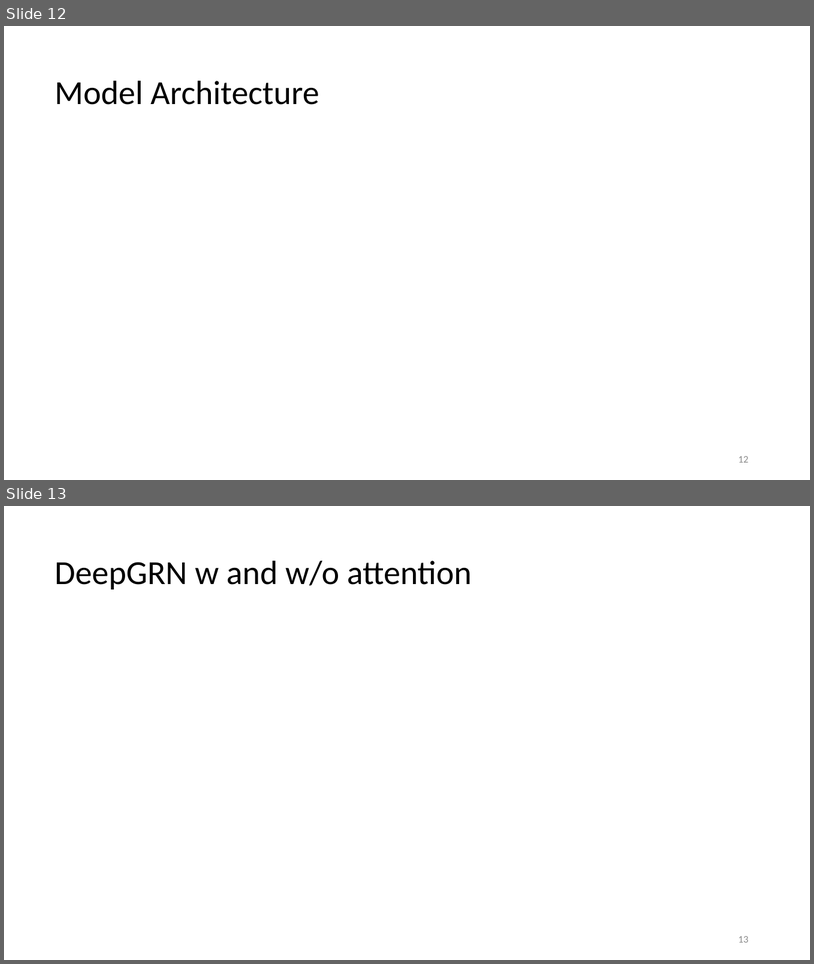
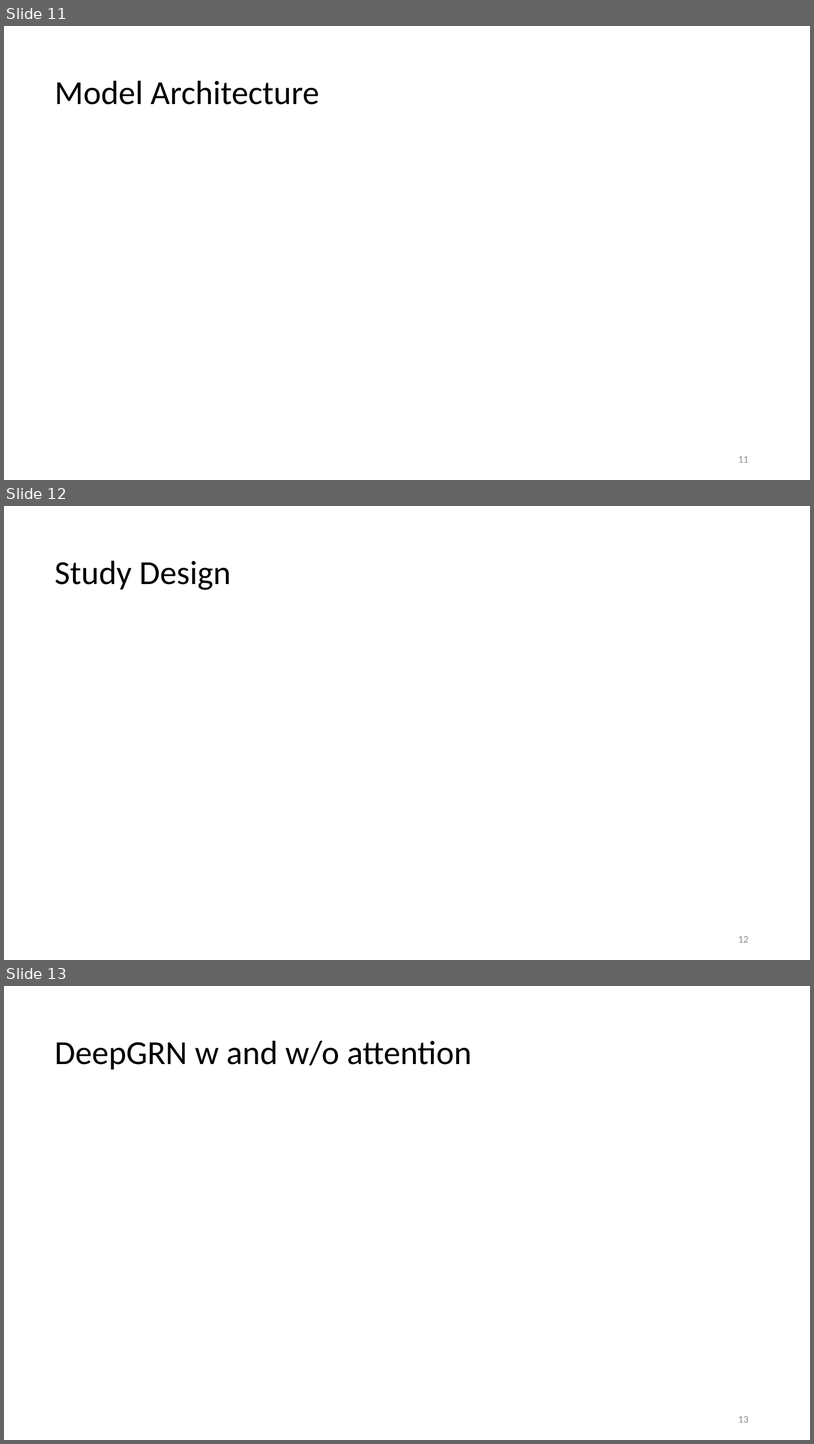
Before and after one commit to deeprob/JournalClub, a slide deck: Sep21/DeepGRN_092121.pptx. Shown one above the other, each under a label of ours: slides 12 and 13 before the commit, slides 11, 12 and 13 after it. The pictures are 814x964 and 814x1444 pixels, drawn with LibreOffice and Linux fonts; fonts in the diff are those of the drawing. Boxes give left, top, right and bottom in pixels: in the first picture for what was removed or moved away, otherwise in the second. Text is boxed around its words. In the diff, an @@ line names an element or a change of style, - is before the commit and + after.

```diff
--- a/Sep21/DeepGRN_092121.pptx
+++ b/Sep21/DeepGRN_092121.pptx
@@ slide 12 added at [4,506,810,960], background #FFFFFF @@
@@ title added at [54,561,231,590], 40 pt, text #000000 @@
+Study Design
@@ page number added at [738,936,749,942], 12 pt, text #8C8C8C @@
+12
@@ what was slide 12 is now slide 11 @@
@@ page number at [738,456,749,462]: text changed @@
-12
+11
```
Also in this commit, not shown: 1 slide changed, 1 other slide added, 2 slides removed, 1 other file.
